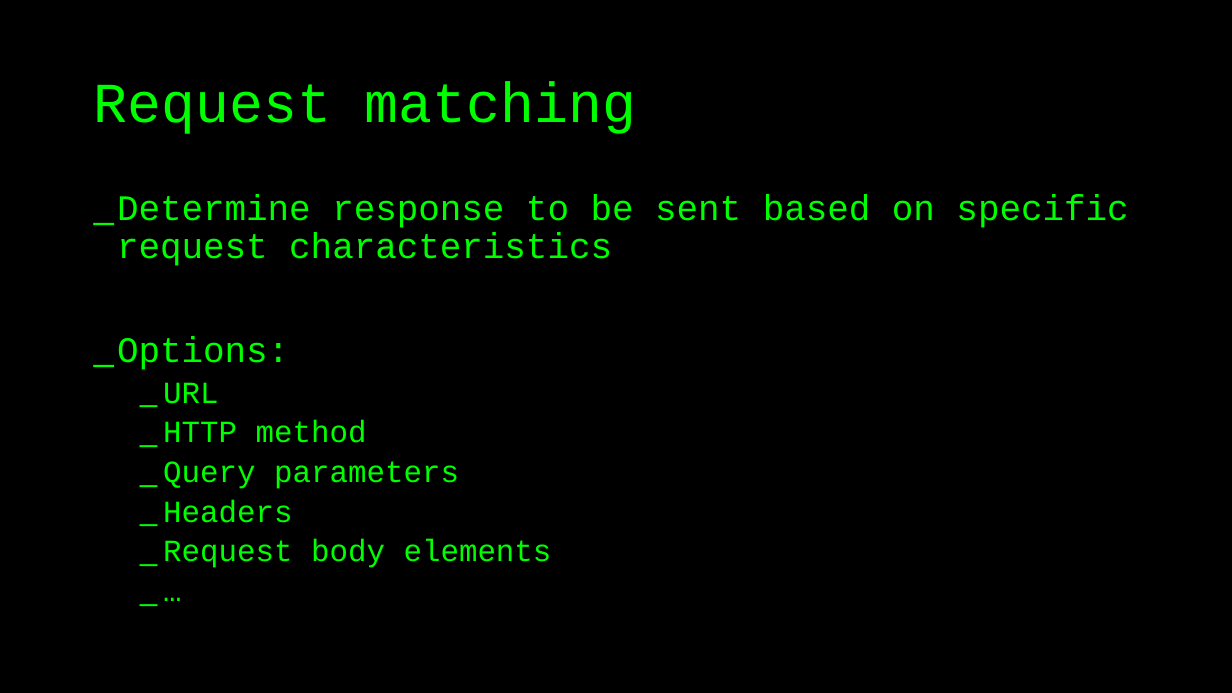
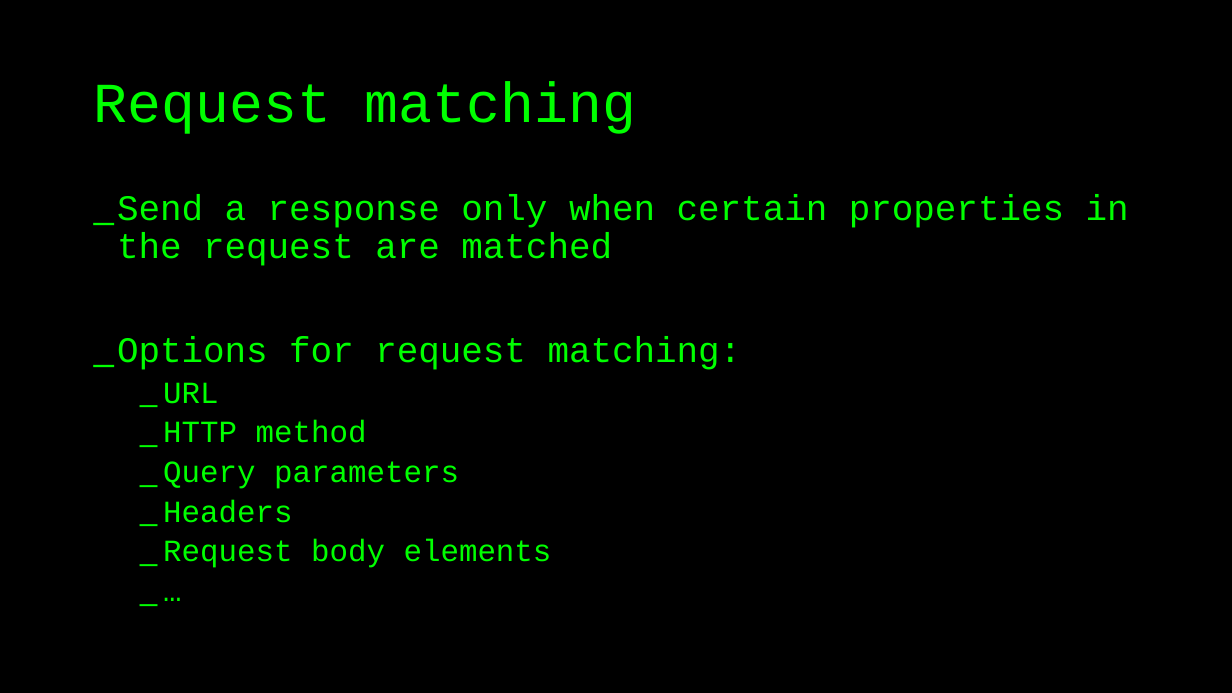
Before and after one commit to basdijkstra/wiremock-workshop, a slide deck: slide 23 of wiremock_workshop.pptx (slide 24 before the commit). Drawn at 1232x693 pixels with LibreOffice and Linux fonts; fonts in the diff are those of the drawing. Boxes give left, top, right and bottom in pixels: in the first picture for what was removed or moved away, otherwise in the second. Text is boxed around its words. In the diff, an @@ line names an element or a change of style, - is before the commit and + after.

```diff
--- a/wiremock_workshop.pptx
+++ b/wiremock_workshop.pptx
@@ text at <box>117,194,1129,370</box>: text changed @@
-_ Determine response to be sent based on specific request characteristics
-_ Options:
+_ Send a response only when certain properties in the request are matched
+_ Options for request matching:
```
Also in this commit, not shown: 5 other slides changed, 1 other file.
